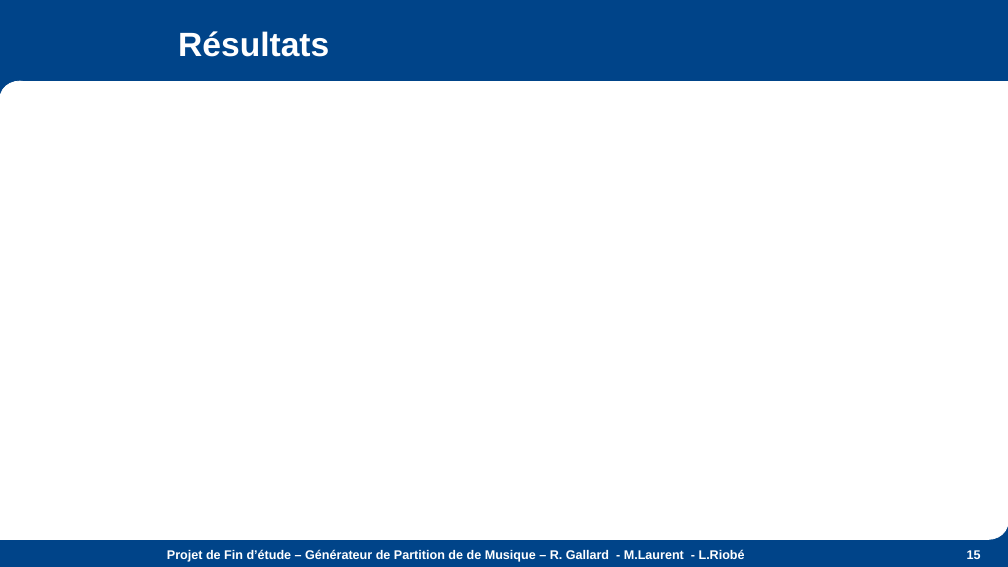
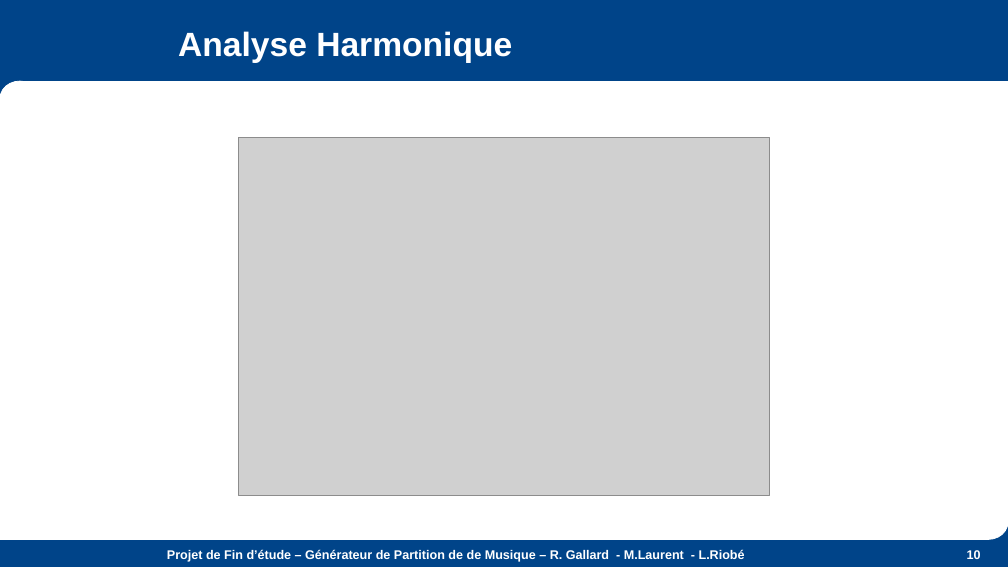
Before and after one commit to the-midge/gentab, a slide deck: slide 10 of Docs/Présentation-PFE.pptx (slide 15 before the commit). Drawn at 1008x567 pixels with LibreOffice and Linux fonts; fonts in the diff are those of the drawing; grey boxes stand for pictures; background and template pictures are left out. Boxes give left, top, right and bottom in pixels: in the first picture for what was removed or moved away, otherwise in the second. Text is boxed around its words. In the diff, an @@ line names an element or a change of style, - is before the commit and + after.

```diff
--- a/Docs/Présentation-PFE.pptx
+++ b/Docs/Présentation-PFE.pptx
@@ title at <box>178,31,512,63</box>: text changed @@
-Résultats
+Analyse Harmonique
@@ picture added at <box>238,137,770,495</box> @@
@@ page number at <box>967,550,981,559</box>: text changed @@
-15
+10
```
Also in this commit, not shown: 6 other slides changed, 8 slides added, 16 other files.
